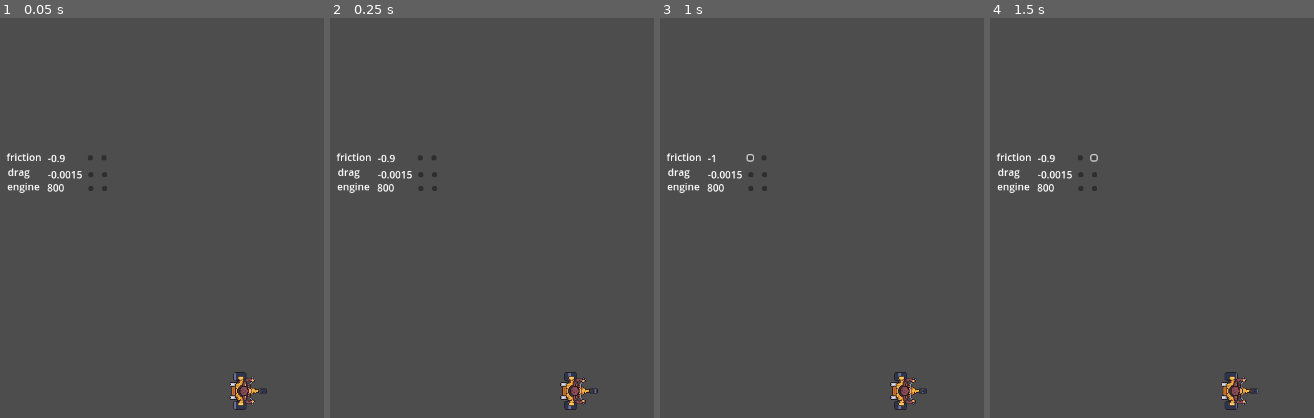
Above: before the commit, frames 1-4 (left to right).
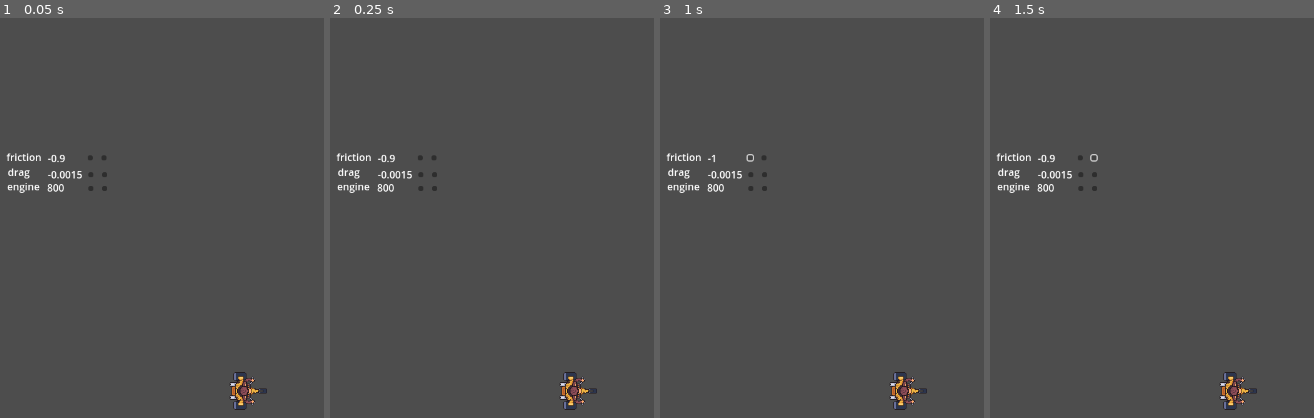
Above: after the commit, the same moments.

Repository: freesstylers/GoofyAhhCar
Game: Godot game, scene res://Assets/Scenes/Maps/PruebaMapas.tscn
Two runs of this game, one before a commit and one after it. Both use one fixed random seed, a clock stepped at 60 frames per second and the inputs below. The project has no main scene, so this scene is started directly.
Inputs (mouse positions are % of the whole screen's width and height, from its top left):
- Up to frame 1 (0.05 s): no input
- Up to frame 2 (0.25 s): no input
- Up to frame 3 (1 s): click (14, 21) at 0.5 s
- Up to frame 4 (1.5 s): click (16, 21) at 1.25 s
The pictures show only the part of the screen within x 0-50%, y 3-53%; the shares and areas given below are measured in that part.

Frame 1 is identical in both runs. In frame 2, 0.3% of the frame differs, in the area x 70-83%, y 88-98%; in frame 3, 0.3%; in frame 4, 0.4%.

Commit message:
Más animaciones

Diff:
--- /dev/null
+++ b/clusy-cart/Assets/Animations/AncianaInofensiva/AncianaInofensiva.tres
@@ -0,0 +1,34 @@
+[gd_resource type="SpriteFrames" load_steps=7 format=3 uid="uid://cy2v5wou6pwdm"]
+
+[ext_resource type="Texture2D" uid="uid://bfl8a5ulqkdsn" path="res://Assets/Sprites/Vieja/Vieja1.png" id="1_wc155"]
+[ext_resource type="Texture2D" uid="uid://ceaef1apldski" path="res://Assets/Sprites/Vieja/Vieja2.png" id="2_l3ubn"]
+[ext_resource type="Texture2D" uid="uid://drn87a862i8mf" path="res://Assets/Sprites/Vieja/Vieja3.png" id="3_08uhg"]
+[ext_resource type="Texture2D" uid="uid://dtptvd85p3f1w" path="res://Assets/Sprites/Vieja/Vieja4.png" id="4_7llpa"]
+[ext_resource type="Texture2D" uid="uid://cy7tf2bvpc13x" path="res://Assets/Sprites/Vieja/Vieja5.png" id="5_cxpkx"]
+[ext_resource type="Texture2D" uid="uid://o16yp2yhs0j7" path="res://Assets/Sprites/Vieja/Vieja6.png" id="6_keomd"]
+
+[resource]
+animations = [{
+"frames": [{
+"duration": 1.0,
+"texture": ExtResource("1_wc155")
+}, {
+"duration": 1.0,
+"texture": ExtResource("2_l3ubn")
+}, {
+"duration": 1.0,
+"texture": ExtResource("3_08uhg")
+}, {
+"duration": 1.0,
+"texture": ExtResource("4_7llpa")
+}, {
+"duration": 1.0,
+"texture": ExtResource("5_cxpkx")
+}, {
+"duration": 1.0,
+"texture": ExtResource("6_keomd")
+}],
+"loop": true,
+"name": &"default",
+"speed": 6.0
+}]
--- /dev/null
+++ b/clusy-cart/Assets/Animations/CangrejoButanero/CangrejoButanero.tres
@@ -0,0 +1,34 @@
+[gd_resource type="SpriteFrames" load_steps=7 format=3 uid="uid://3lnyo31q57fn"]
+
+[ext_resource type="Texture2D" uid="uid://dtcaslrkaayyh" path="res://Assets/Sprites/CangrejoButaneroPutero/Cangrejo1.png" id="1_fcpwe"]
+[ext_resource type="Texture2D" uid="uid://c5ybxnpj0fod5" path="res://Assets/Sprites/CangrejoButaneroPutero/Cangrejo2.png" id="2_kk3ny"]
+[ext_resource type="Texture2D" uid="uid://dhobxt1yme4xs" path="res://Assets/Sprites/CangrejoButaneroPutero/Cangrejo3.png" id="3_oeq5l"]
+[ext_resource type="Texture2D" uid="uid://bmkmipo4hg6rv" path="res://Assets/Sprites/CangrejoButaneroPutero/Cangrejo4.png" id="4_36ml2"]
+[ext_resource type="Texture2D" uid="uid://fb0ml1t45jmw" path="res://Assets/Sprites/CangrejoButaneroPutero/Cangrejo5.png" id="5_n4fkr"]
+[ext_resource type="Texture2D" uid="uid://rbw27el5udnj" path="res://Assets/Sprites/CangrejoButaneroPutero/Cangrejo6.png" id="6_x2dac"]
+
+[resource]
+animations = [{
+"frames": [{
+"duration": 0.4,
+"texture": ExtResource("1_fcpwe")
+}, {
+"duration": 0.4,
+"texture": ExtResource("2_kk3ny")
+}, {
+"duration": 0.4,
+"texture": ExtResource("3_oeq5l")
+}, {
+"duration": 0.4,
+"texture": ExtResource("4_36ml2")
+}, {
+"duration": 0.4,
+"texture": ExtResource("5_n4fkr")
+}, {
+"duration": 0.4,
+"texture": ExtResource("6_x2dac")
+}],
+"loop": true,
+"name": &"default",
+"speed": 5.0
+}]
--- /dev/null
+++ b/clusy-cart/Assets/Animations/Ciclista/Ciclista.tres
@@ -0,0 +1,34 @@
+[gd_resource type="SpriteFrames" load_steps=7 format=3 uid="uid://cfeonokj17msd"]
+
+[ext_resource type="Texture2D" uid="uid://c53lnkewyoqqt" path="res://Assets/Sprites/Ciclista/Ciclista1.png" id="1_vb56p"]
+[ext_resource type="Texture2D" uid="uid://bvgo3fi6og7tc" path="res://Assets/Sprites/Ciclista/Ciclista2.png" id="2_8ppme"]
+[ext_resource type="Texture2D" uid="uid://cumdgx48lxdpl" path="res://Assets/Sprites/Ciclista/Ciclista3.png" id="3_82551"]
+[ext_resource type="Texture2D" uid="uid://b4jf085c2t7t0" path="res://Assets/Sprites/Ciclista/Ciclista4.png" id="4_hq3j3"]
+[ext_resource type="Texture2D" uid="uid://bxpb87dpayy55" path="res://Assets/Sprites/Ciclista/Ciclista5.png" id="5_2j8wr"]
+[ext_resource type="Texture2D" uid="uid://ueac0tb62ooj" path="res://Assets/Sprites/Ciclista/Ciclista6.png" id="6_hpsa7"]
+
+[resource]
+animations = [{
+"frames": [{
+"duration": 0.5,
+"texture": ExtResource("1_vb56p")
+}, {
+"duration": 0.5,
+"texture": ExtResource("2_8ppme")
+}, {
+"duration": 0.5,
+"texture": ExtResource("3_82551")
+}, {
+"duration": 0.5,
+"texture": ExtResource("4_hq3j3")
+}, {
+"duration": 0.5,
+"texture": ExtResource("5_2j8wr")
+}, {
+"duration": 0.5,
+"texture": ExtResource("6_hpsa7")
+}],
+"loop": true,
+"name": &"default",
+"speed": 6.0
+}]
--- /dev/null
+++ b/clusy-cart/Assets/Animations/Escalapendra/Escalapendra.tres
@@ -0,0 +1,34 @@
+[gd_resource type="SpriteFrames" load_steps=7 format=3 uid="uid://dt5kq1xcldnrh"]
+
+[ext_resource type="Texture2D" uid="uid://cwcutgqdywwhi" path="res://Assets/Sprites/PerroGordoBachicha/PerroSalchicha1.png" id="1_mbxrq"]
+[ext_resource type="Texture2D" uid="uid://ckfedwlvjunek" path="res://Assets/Sprites/PerroGordoBachicha/PerroSalchicha2.png" id="2_8cqrc"]
+[ext_resource type="Texture2D" uid="uid://ddcu0xfjofhnb" path="res://Assets/Sprites/PerroGordoBachicha/PerroSalchicha3.png" id="3_2ul2c"]
+[ext_resource type="Texture2D" uid="uid://bxs3f57aapmul" path="res://Assets/Sprites/PerroGordoBachicha/PerroSalchicha4.png" id="4_8s6mw"]
+[ext_resource type="Texture2D" uid="uid://bew0r2b7e1xhl" path="res://Assets/Sprites/PerroGordoBachicha/PerroSalchicha5.png" id="5_6is7l"]
+[ext_resource type="Texture2D" uid="uid://b61d6f1yx56ty" path="res://Assets/Sprites/PerroGordoBachicha/PerroSalchicha6.png" id="6_s7yjq"]
+
+[resource]
+animations = [{
+"frames": [{
+"duration": 0.5,
+"texture": ExtResource("1_mbxrq")
+}, {
+"duration": 0.5,
+"texture": ExtResource("2_8cqrc")
+}, {
+"duration": 0.5,
+"texture": ExtResource("3_2ul2c")
+}, {
+"duration": 0.5,
+"texture": ExtResource("4_8s6mw")
+}, {
+"duration": 0.5,
+"texture": ExtResource("5_6is7l")
+}, {
+"duration": 0.5,
+"texture": ExtResource("6_s7yjq")
+}],
+"loop": true,
+"name": &"default",
+"speed": 6.0
+}]
--- /dev/null
+++ b/clusy-cart/Assets/Animations/Paisano/Paisano.tres
@@ -0,0 +1,34 @@
+[gd_resource type="SpriteFrames" load_steps=7 format=3 uid="uid://bsvod3bhqhp0"]
+
+[ext_resource type="Texture2D" uid="uid://nb17tiba3oik" path="res://Assets/Sprites/Paisano/Paisano1.png" id="1_0lb0m"]
+[ext_resource type="Texture2D" uid="uid://d3v6h56kjh5" path="res://Assets/Sprites/Paisano/Paisano2.png" id="2_i5bq6"]
+[ext_resource type="Texture2D" uid="uid://bcykhj4fly4am" path="res://Assets/Sprites/Paisano/Paisano3.png" id="3_v1f57"]
+[ext_resource type="Texture2D" uid="uid://b0yd3h1qertua" path="res://Assets/Sprites/Paisano/Paisano4.png" id="4_r8q4e"]
+[ext_resource type="Texture2D" uid="uid://da80edu6lioh1" path="res://Assets/Sprites/Paisano/Paisano5.png" id="5_10b0a"]
+[ext_resource type="Texture2D" uid="uid://dylg6rtucxqsy" path="res://Assets/Sprites/Paisano/Paisano6.png" id="6_3l5r5"]
+
+[resource]
+animations = [{
+"frames": [{
+"duration": 0.6,
+"texture": ExtResource("1_0lb0m")
+}, {
+"duration": 0.6,
+"texture": ExtResource("2_i5bq6")
+}, {
+"duration": 0.6,
+"texture": ExtResource("3_v1f57")
+}, {
+"duration": 0.6,
+"texture": ExtResource("4_r8q4e")
+}, {
+"duration": 0.6,
+"texture": ExtResource("5_10b0a")
+}, {
+"duration": 0.6,
+"texture": ExtResource("6_3l5r5")
+}],
+"loop": true,
+"name": &"default",
+"speed": 6.0
+}]
--- /dev/null
+++ b/clusy-cart/Assets/Animations/PresoDeGuerra/PresoDeGuerra.tres
@@ -0,0 +1,50 @@
+[gd_resource type="SpriteFrames" load_steps=11 format=3 uid="uid://cxvnr724ina32"]
+
+[ext_resource type="Texture2D" uid="uid://bc76mhok8sv16" path="res://Assets/Sprites/Preso/Preso1.png" id="1_myx2w"]
+[ext_resource type="Texture2D" uid="uid://c2iis5niqx8f7" path="res://Assets/Sprites/Preso/Preso2.png" id="2_o43td"]
+[ext_resource type="Texture2D" uid="uid://bveu6exekpiff" path="res://Assets/Sprites/Preso/Preso3.png" id="3_tjcux"]
+[ext_resource type="Texture2D" uid="uid://cjesnwjhh7731" path="res://Assets/Sprites/Preso/Preso4.png" id="4_xq2fu"]
+[ext_resource type="Texture2D" uid="uid://co6nrx7qyv4h8" path="res://Assets/Sprites/Preso/Preso5.png" id="5_p5iu3"]
+[ext_resource type="Texture2D" uid="uid://biwuk21xy2uhh" path="res://Assets/Sprites/Preso/Preso6.png" id="6_5slbo"]
+[ext_resource type="Texture2D" uid="uid://bj5eaelq6psnx" path="res://Assets/Sprites/Preso/Preso7.png" id="7_hnkj7"]
+[ext_resource type="Texture2D" uid="uid://b28thhxifjupl" path="res://Assets/Sprites/Preso/Preso8.png" id="8_evj4u"]
+[ext_resource type="Texture2D" uid="uid://0ro22qlpqg21" path="res://Assets/Sprites/Preso/Preso9.png" id="9_xrg80"]
+[ext_resource type="Texture2D" uid="uid://dwl30sdb2vive" path="res://Assets/Sprites/Preso/Preso10.png" id="10_rkpt8"]
+
+[resource]
+animations = [{
+"frames": [{
+"duration": 1.2,
+"texture": ExtResource("1_myx2w")
+}, {
+"duration": 1.2,
+"texture": ExtResource("2_o43td")
+}, {
+"duration": 1.2,
+"texture": ExtResource("3_tjcux")
+}, {
+"duration": 1.2,
+"texture": ExtResource("4_xq2fu")
+}, {
+"duration": 1.2,
+"texture": ExtResource("5_p5iu3")
+}, {
+"duration": 1.2,
+"texture": ExtResource("6_5slbo")
+}, {
+"duration": 1.2,
+"texture": ExtResource("7_hnkj7")
+}, {
+"duration": 1.2,
+"texture": ExtResource("8_evj4u")
+}, {
+"duration": 1.2,
+"texture": ExtResource("9_xrg80")
+}, {
+"duration": 1.2,
+"texture": ExtResource("10_rkpt8")
+}],
+"loop": true,
+"name": &"default",
+"speed": 10.0
+}]
--- a/clusy-cart/Assets/Scenes/Player.tscn
+++ b/clusy-cart/Assets/Scenes/Player.tscn
@@ -57,8 +57,6 @@
 [node name="PlayerVisualizer" type="AnimatedSprite2D" parent="."]
 rotation = 1.5708
 sprite_frames = ExtResource("2_ulsy8")
-autoplay = "default"
-frame_progress = 0.0755935
 script = ExtResource("3_ppvnt")
 
 [node name="BlinkTimer" type="Timer" parent="PlayerVisualizer"]
